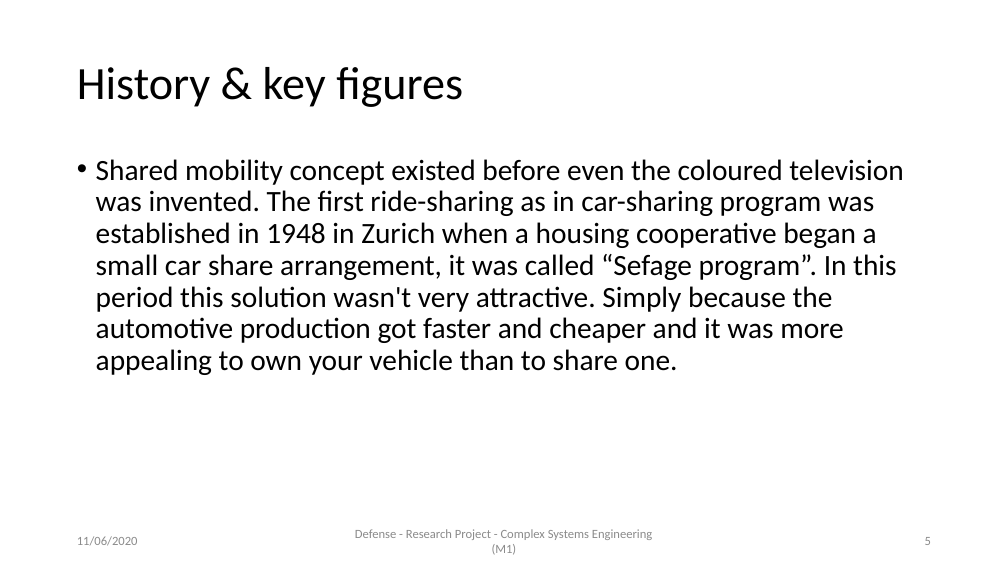
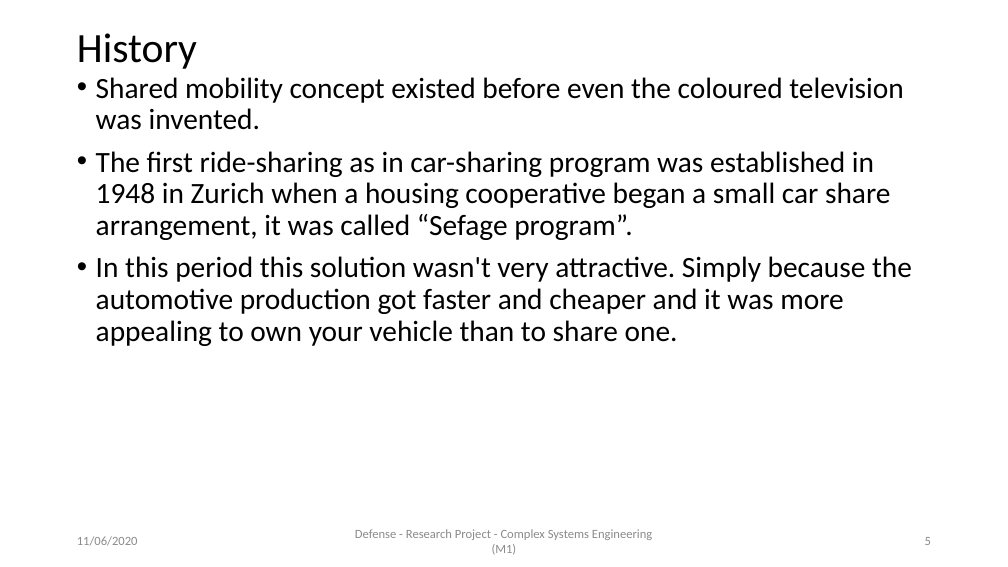
Before and after one commit to AymanABDELHAMID/OD_MTO_DARP, a slide deck: slide 5 of Presentation/presentation_AymanMahmoud.pptx. Drawn at 1008x567 pixels with LibreOffice and Linux fonts; fonts in the diff are those of the drawing. Boxes give left, top, right and bottom in pixels: in the first picture for what was removed or moved away, otherwise in the second. Text is boxed around its words. In the diff, an @@ line names an element or a change of style, - is before the commit and + after.

```diff
--- a/Presentation/presentation_AymanMahmoud.pptx
+++ b/Presentation/presentation_AymanMahmoud.pptx
@@ title at <box>77,33,197,69</box>: text changed; size 44 to 39.6 pt @@
-History & key figures
+History
@@ text at <box>96,77,912,346</box>: text changed @@
-• Shared mobility concept existed before even the coloured television was invented. The first ride-sharing as in car-sharing program was established in 1948 in Zurich when a housing cooperative began a small car share arrangement, it was called “Sefage program”. In this period this solution wasn't very attractive. Simply because the automotive production got faster and cheaper and it was more appealing to own your vehicle than to share one.
+• Shared mobility concept existed before even the coloured television was invented.
+• The first ride-sharing as in car-sharing program was established in 1948 in Zurich when a housing cooperative began a small car share arrangement, it was called “Sefage program”.
+• In this period this solution wasn't very attractive. Simply because the automotive production got faster and cheaper and it was more appealing to own your vehicle than to share one.
```
Also in this commit, not shown: 33 other slides changed, 5 slides added, 2 slides removed, 28 other files.
